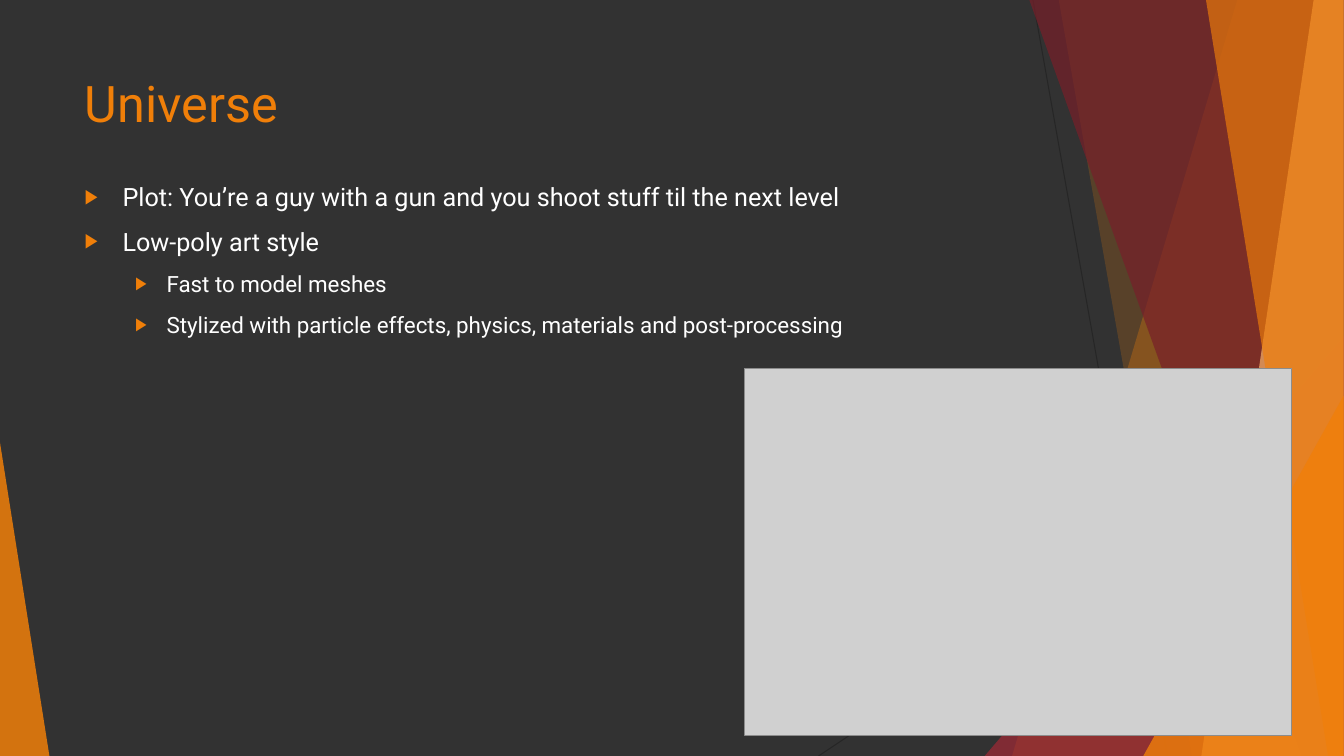
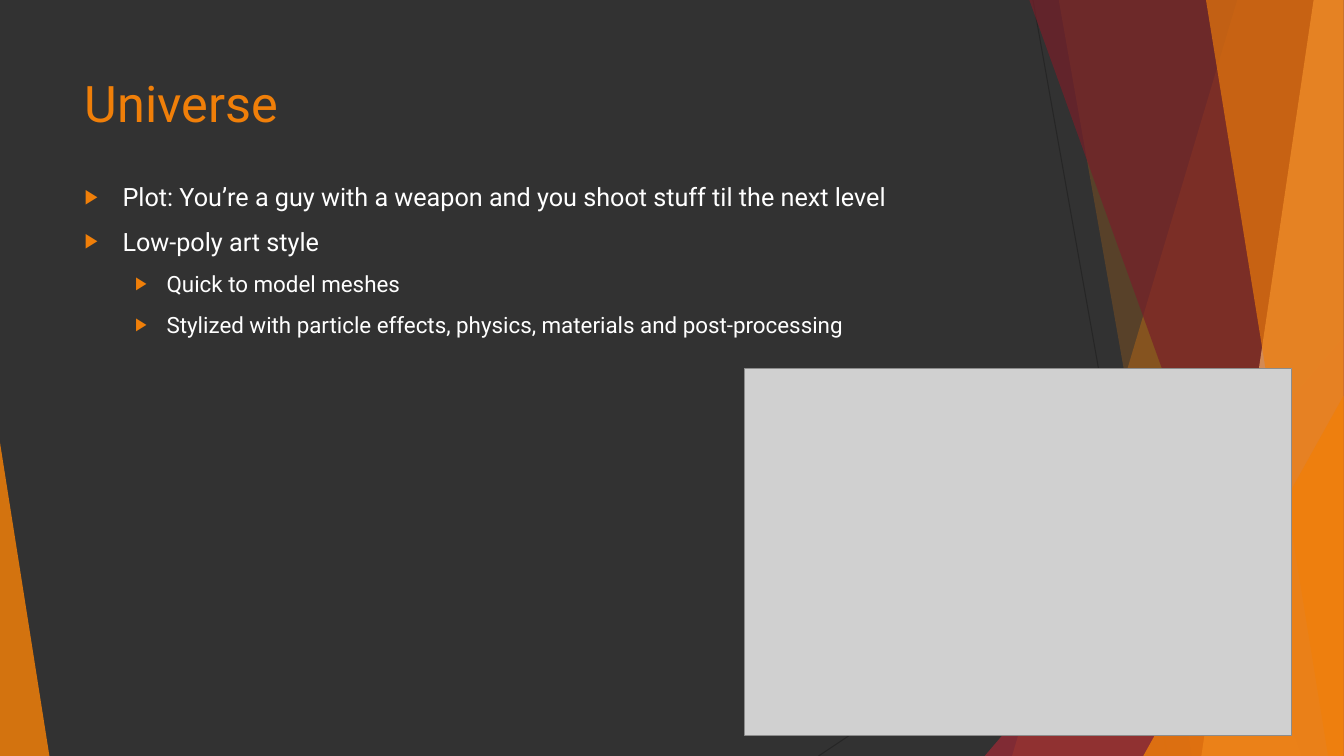
Before and after one commit to isurakka/game-programming-project, a slide deck: slide 3 of TopdownGame.pptx. Drawn at 1344x756 pixels with LibreOffice and Linux fonts; fonts in the diff are those of the drawing; grey boxes stand for pictures. Boxes give left, top, right and bottom in pixels: in the first picture for what was removed or moved away, otherwise in the second. Text is boxed around its words. In the diff, an @@ line names an element or a change of style, - is before the commit and + after.

```diff
--- a/TopdownGame.pptx
+++ b/TopdownGame.pptx
@@ text at [123, 187, 886, 212]: text changed @@
-▶ Plot: You’re a guy with a gun and you shoot stuff til the next level
+▶ Plot: You’re a guy with a weapon and you shoot stuff til the next level
@@ text at [167, 275, 400, 295]: text changed @@
-  ▶ Fast to model meshes
+  ▶ Quick to model meshes
```
Also in this commit, not shown: 2 other slides changed, 1 slide added.
